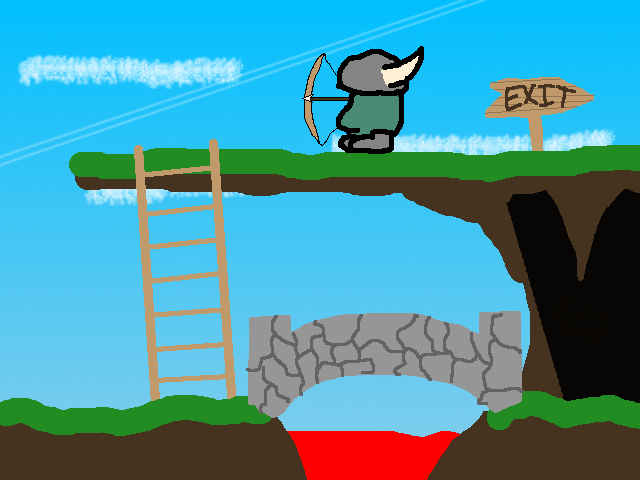
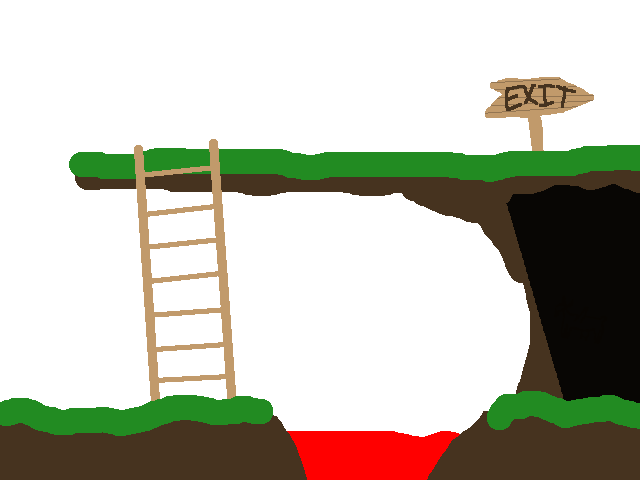
Layered file, before and after one edit (640 x 480). Changes by layer:
hid "badguyhead" over left=336, top=46, right=424, bottom=154
hid "badguyheadcolor" over left=339, top=53, right=420, bottom=152
hid "arrow" over left=302, top=94, right=362, bottom=103
hid "bow" over left=304, top=53, right=340, bottom=146
hid "stalactite" over left=546, top=184, right=624, bottom=281
hid "bridge-detailr" over left=246, top=313, right=524, bottom=414
hid "bridge" over left=248, top=311, right=522, bottom=418
removed layer "sky" over left=0, top=0, right=640, bottom=437
